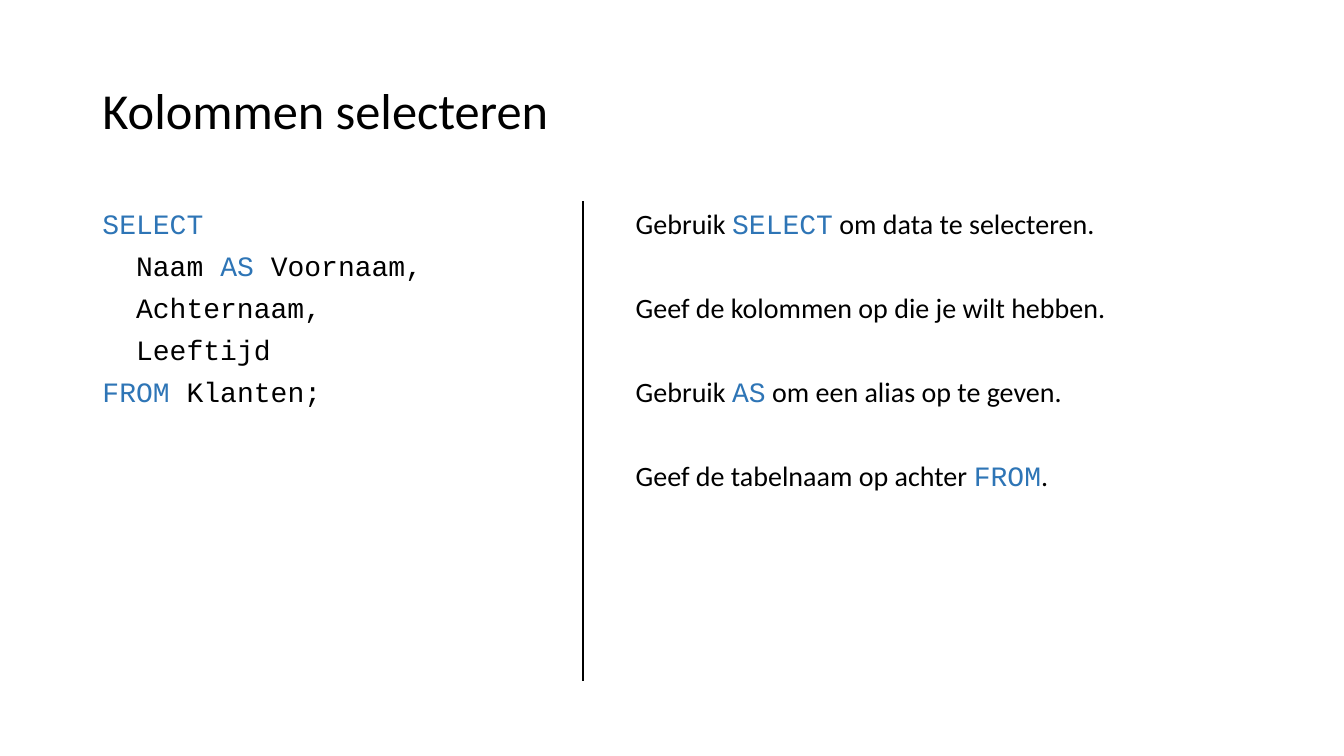
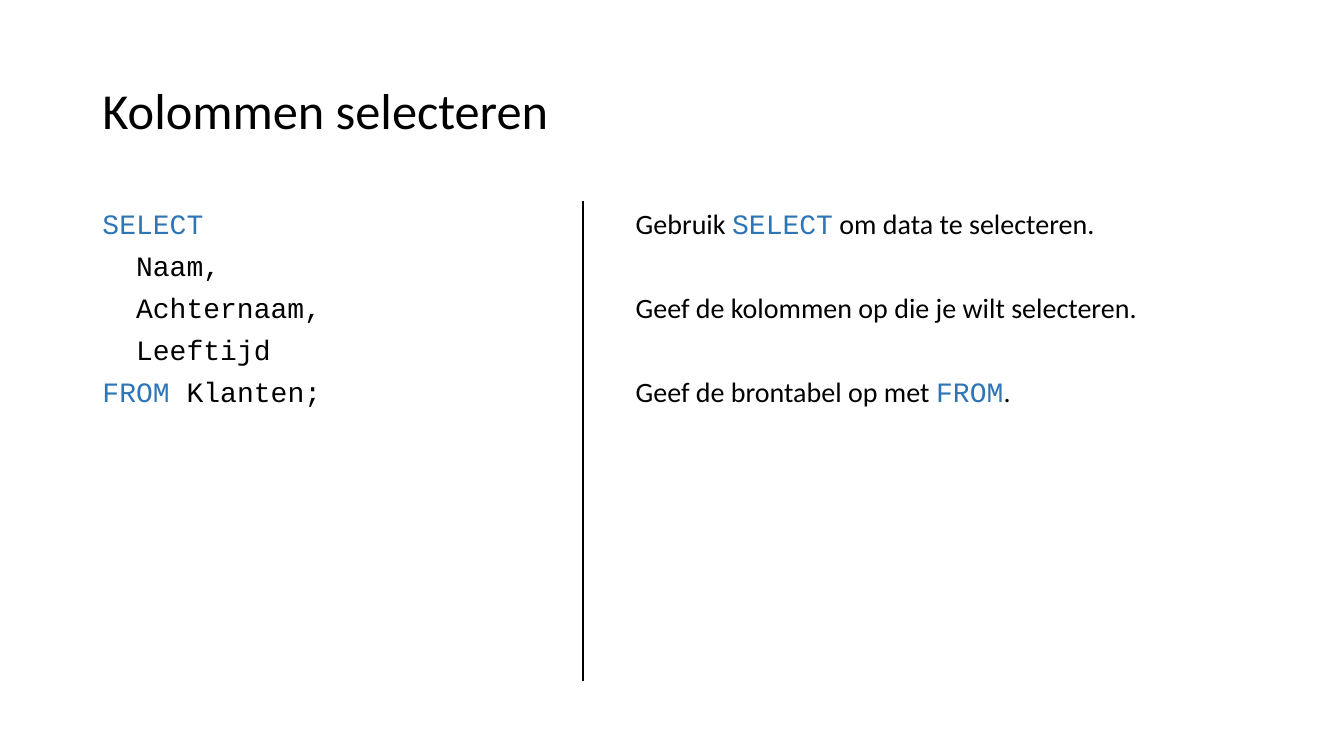
Before and after one commit to LFKoning/knowledge-sharing, a slide deck: slide 11 of sql_course_2p/1_basics/1_basics.pptx. Drawn at 1344x756 pixels with LibreOffice and Linux fonts; fonts in the diff are those of the drawing. Boxes give left, top, right and bottom in pixels: in the first picture for what was removed or moved away, otherwise in the second. Text is boxed around its words. In the diff, an @@ line names an element or a change of style, - is before the commit and + after.

```diff
--- a/sql_course_2p/1_basics/1_basics.pptx
+++ b/sql_course_2p/1_basics/1_basics.pptx
@@ text at (x1=136, y1=257, x2=220, y2=281): text changed @@
-Naam AS Voornaam,
+Naam,
@@ text at (x1=636, y1=298, x2=1136, y2=407): text changed @@
-Geef de kolommen op die je wilt hebben.
-Gebruik AS om een alias op te geven.
-Geef de tabelnaam op achter FROM.
+Geef de kolommen op die je wilt selecteren.
+Geef de brontabel op met FROM.
```
Also in this commit, not shown: 7 other slides changed, 3 slides added, 1 slide removed, 1 other file.
